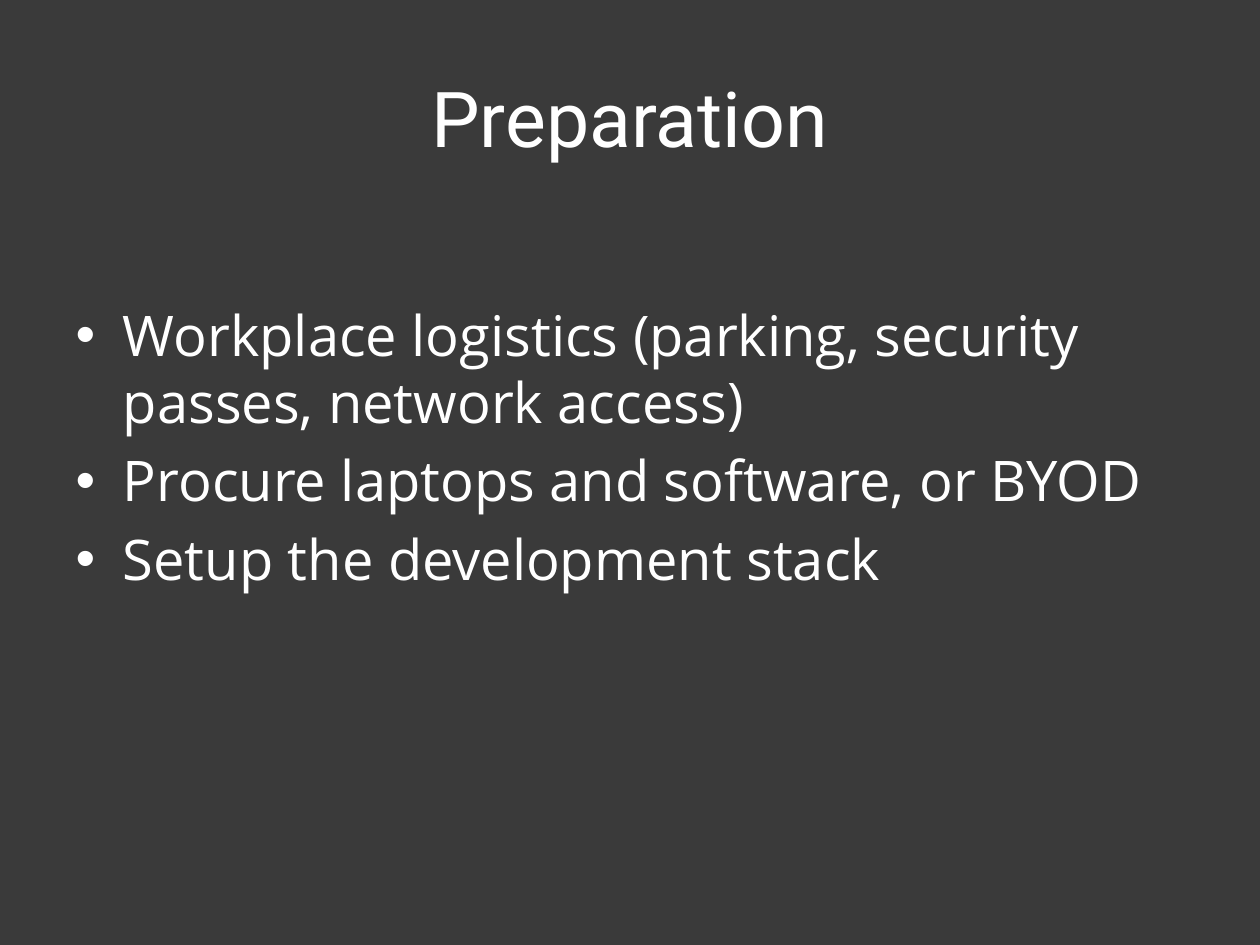
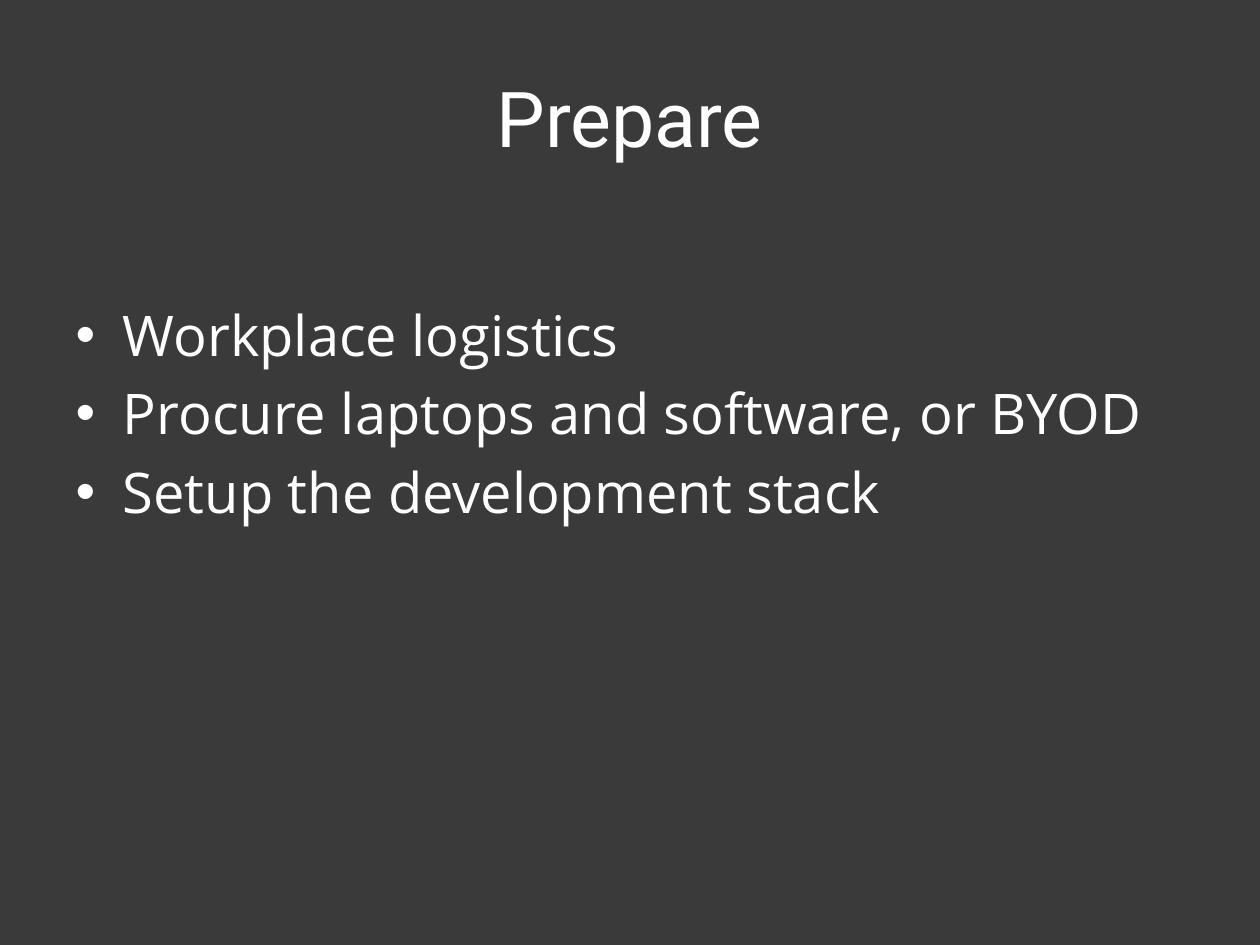
Before and after one commit to patik/code-sprint, a slide deck: slide 19 of code-sprint.pptx. Drawn at 1260x945 pixels with LibreOffice and Linux fonts; fonts in the diff are those of the drawing. Boxes give left, top, right and bottom in pixels: in the first picture for what was removed or moved away, otherwise in the second. Text is boxed around its words. In the diff, an @@ line names an element or a change of style, - is before the commit and + after.

```diff
--- a/code-sprint.pptx
+++ b/code-sprint.pptx
@@ title at box(497, 92, 763, 163): text changed @@
-Preparation
+Prepare
@@ text at box(123, 313, 619, 370): text changed @@
-• Workplace logistics (parking, security passes, network access)
+• Workplace logistics
```
Also in this commit, not shown: 11 other slides changed, 1 other file.
